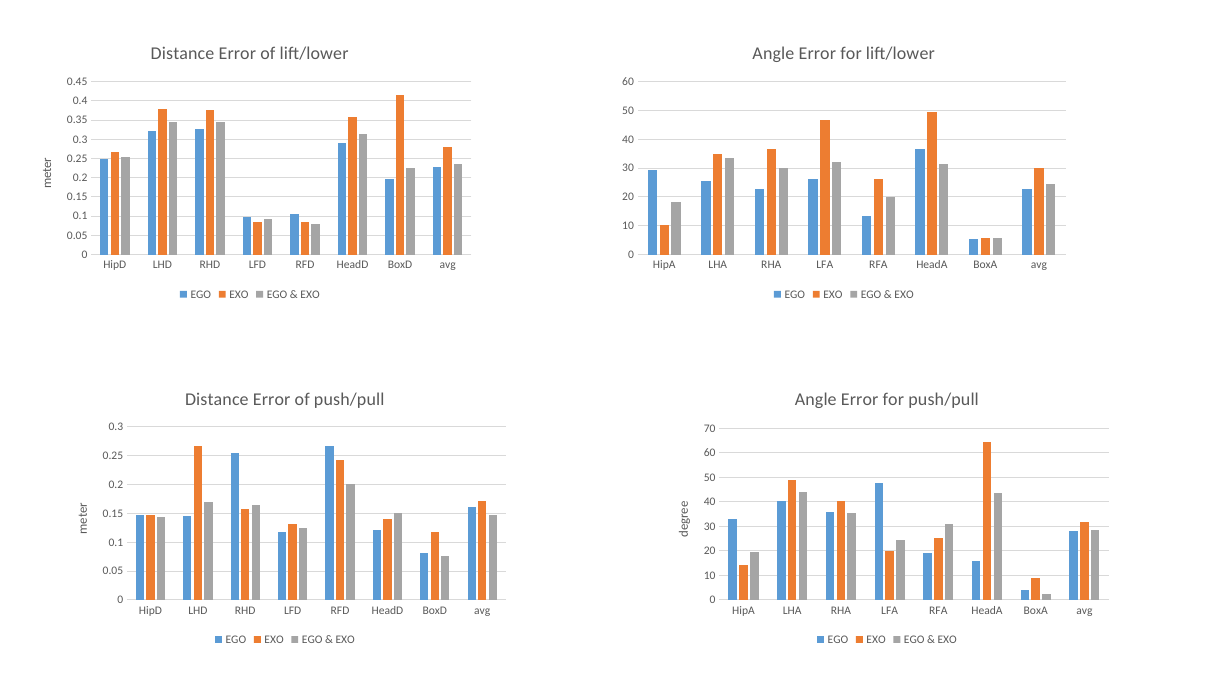
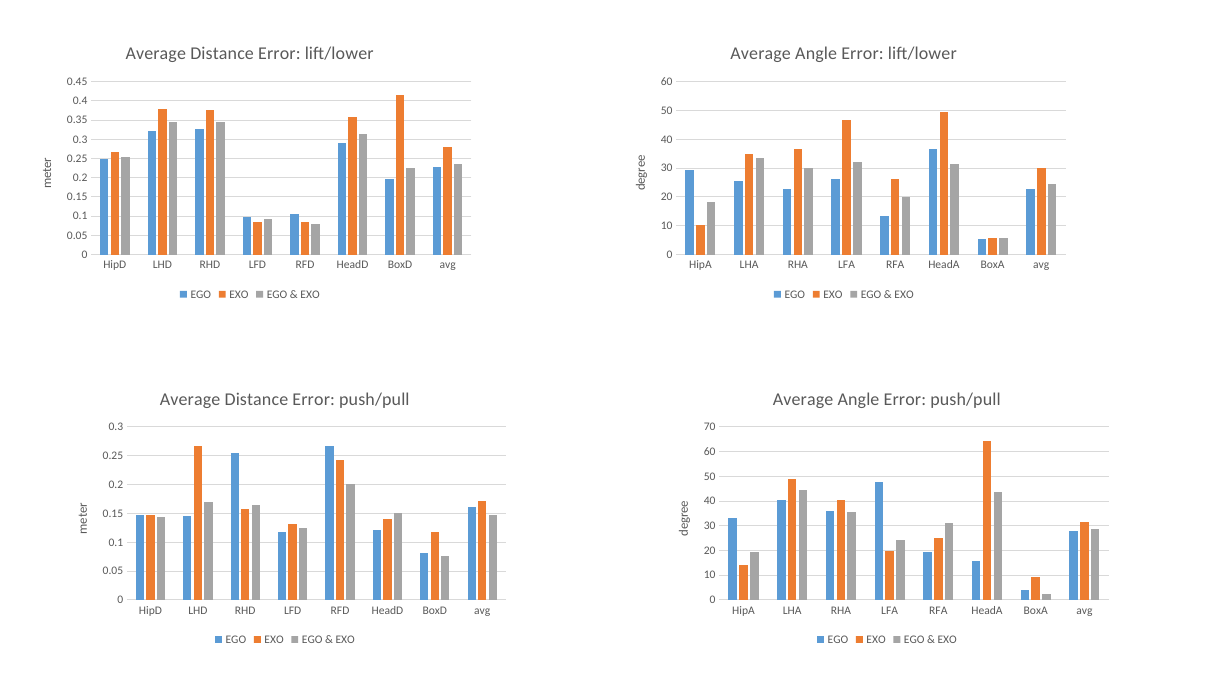
Before and after one commit to stefanfeyer/masters__thesis, a slide deck: slide 23 of figures/thesis_renderer.pptx. Drawn at 1232x693 pixels with LibreOffice and Linux fonts; fonts in the diff are those of the drawing. Boxes give left, top, right and bottom in pixels: in the first picture for what was removed or moved away, otherwise in the second. Text is boxed around its words. In the diff, an @@ line names an element or a change of style, - is before the commit and + after.

```diff
--- a/figures/thesis_renderer.pptx
+++ b/figures/thesis_renderer.pptx
@@ column chart at (x1=19, y1=28, x2=481, y2=305) @@
@@ title "Distance Error of lift/lower " to "Average Distance Error: lift/lower " @@
@@ column chart at (x1=613, y1=28, x2=1075, y2=305) @@
@@ title "Angle Error for lift/lower " to "Average Angle Error: lift/lower " @@
@@ value axis title "" to "degree " @@
@@ column chart at (x1=55, y1=372, x2=515, y2=650) @@
@@ title "Distance Error of push/pull " to "Average Distance Error: push/pull " @@
@@ column chart at (x1=656, y1=372, x2=1118, y2=650) @@
@@ title "Angle Error for push/pull " to "Average Angle Error: push/pull " @@
```
Also in this commit, not shown: 9 other slides changed, 5 slides added, 44 other files.
